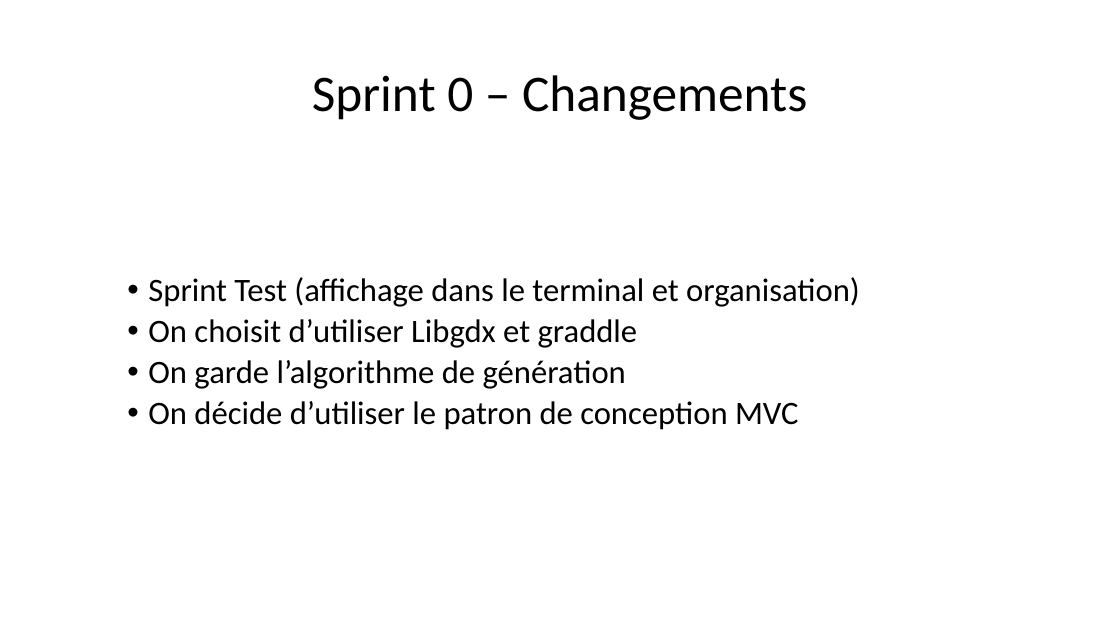
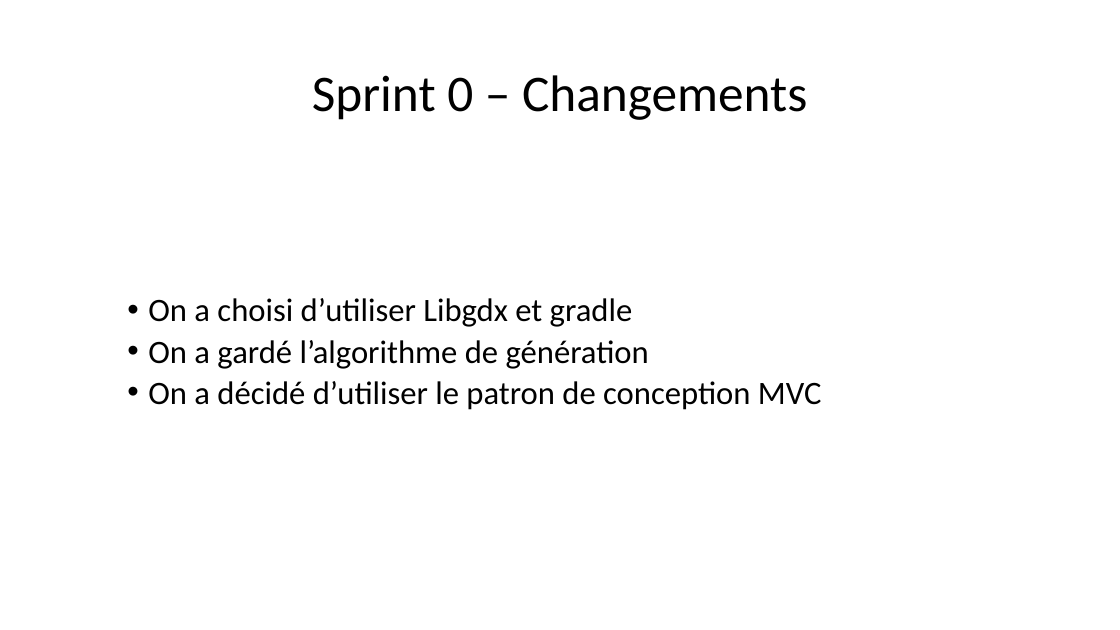
Before and after one commit to HamaraH/projet_labyrinthe, a slide deck: slide 4 of Présentation ACL.pptx. Drawn at 1120x630 pixels with LibreOffice and Linux fonts; fonts in the diff are those of the drawing. Boxes give left, top, right and bottom in pixels: in the first picture for what was removed or moved away, otherwise in the second. Text is boxed around its words. In the diff, an @@ line names an element or a change of style, - is before the commit and + after.

```diff
--- a/Présentation ACL.pptx
+++ b/Présentation ACL.pptx
@@ text at [148,298,822,410]: text changed @@
-  • Sprint Test (affichage dans le terminal et organisation)
-  • On choisit d’utiliser Libgdx et graddle
-  • On garde l’algorithme de génération
-  • On décide d’utiliser le patron de conception MVC
+  • On a choisi d’utiliser Libgdx et gradle
+  • On a gardé l’algorithme de génération
+  • On a décidé d’utiliser le patron de conception MVC
```
Also in this commit, not shown: 6 other slides changed, 1 slide added.
